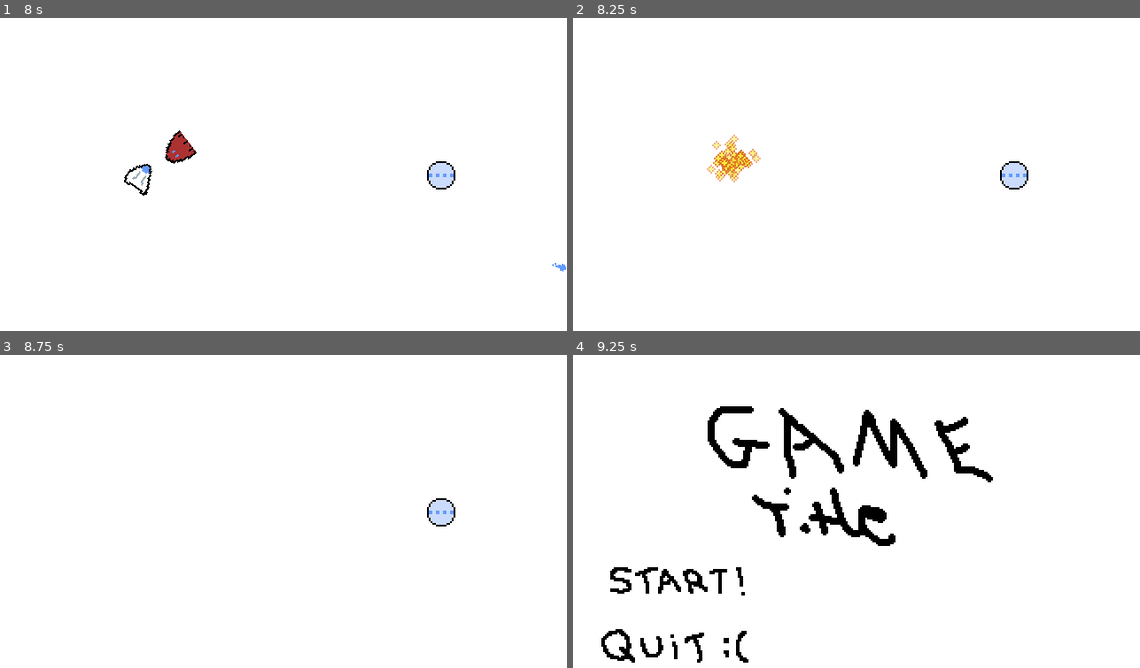
Above: before the commit, frames 1-4 (two rows, left to right).
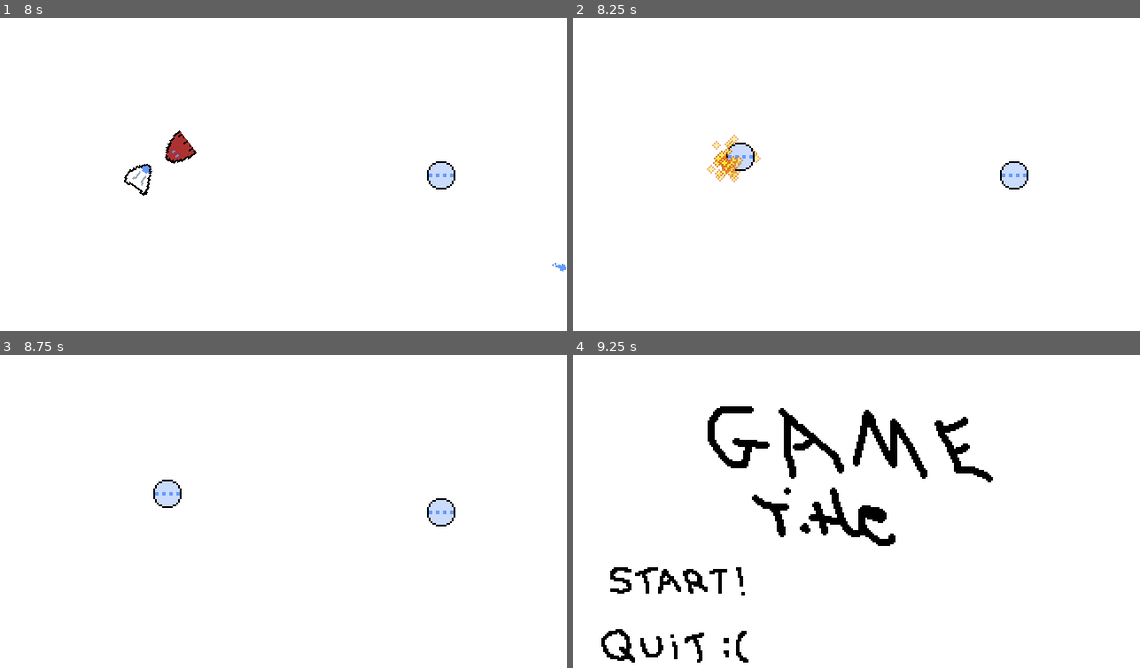
Above: after the commit, the same moments.

Repository: qbradq/gwj44
Game: Godot game, scene res://Scenes/Menu.tscn
The game is run twice, just before and just after one commit, with the same random seed, the same clock (stepped at 60 frames per second) and the same inputs.
Inputs (mouse positions are in pixels of both pictures, inside the frame that each line leads up to):
- Up to frame 1 (8 s): click (113, 243) at 0.5 s; move the mouse to (408, 161) at 1.27 s; hold Right (ui_right) 1.28-2.03 s; click (408, 161) at 1.42 s; move the mouse to (170, 193) at 2.02 s; hold Down (ui_down) 2.03-2.78 s; tap Enter at 2.75 s; move the mouse to (340, 105) at 2.77 s; hold Right (ui_right) 2.78-3.5 s; click (113, 243) at 3.5 s; move the mouse to (255, 240) at 4.27 s; hold Up (ui_up) 4.28-5.03 s; click (255, 240) at 4.42 s; move the mouse to (453, 224) at 5.02 s; hold Left (ui_left) 5.03-6.53 s; move the mouse to (113, 130) at 5.77 s; move the mouse to (311, 177) at 6.52 s; hold Down (ui_down) 6.53-7.28 s; click (311, 177) at 6.67 s; move the mouse to (198, 96) at 7.27 s; hold Right (ui_right) from 7.28 s (still down)
- Up to frame 2 (8.25 s): move the mouse to (981, 161) at 8.02 s; release Right (ui_right) at 8.03 s; hold Up (ui_up) from 8.03 s (still down)
- Up to frame 3 (8.75 s): keep holding Up (ui_up)
- Up to frame 4 (9.25 s): tap Space at 8.75 s; move the mouse to (743, 530) at 8.77 s; release Up (ui_up) at 8.78 s; hold Right (ui_right) from 8.78 s (still down); click (743, 530) at 8.92 s

Frame 1 is identical in both runs. In frame 2, 0.3% of the frame differs, in the area x 27-33%, y 39-49%; in frame 3, 0.4%; in frame 4, nothing differs.

Commit message:
Added enemy droping powerups

Diff:
--- a/Scenes/Enemy/Enemy.gd
+++ b/Scenes/Enemy/Enemy.gd
@@ -3,6 +3,11 @@
 var sparks_scene:PackedScene = load("res://Scenes/Bits/Sparks.tscn")
 
 export var speed:float = 50.0
+export var drop_chance:float = 5.0
+
+var powerups = [
+	load("res://Scenes/PowerUp/PowerUp.tscn")
+]
 
 var velocity:Vector2
 
@@ -14,15 +19,21 @@
 	global_position += velocity * delta
 
 func die():
+	# Play the pow sound effect
 	var pa = $PowAudio
 	if pa != null:
 		remove_child(pa)
 		get_parent().find_node("AudioTemp").add_child(pa)
 		pa.play()
+	# Create sparks explosion
 	var sparks = sparks_scene.instance()
 	sparks.global_position = global_position
 	sparks.restart()
 	get_parent().add_child(sparks)
+	# Drop power-ups
+	if rand_range(0.0, 100.0) < drop_chance:
+		drop()
+	# And remove ourselves
 	queue_free()
 
 func look_at_player():
@@ -33,3 +44,8 @@
 func seek_player():
 	look_at_player()
 	velocity = Vector2.RIGHT.rotated(rotation) * speed
+
+func drop():
+	var pu = powerups[randi()%powerups.size()].instance()
+	pu.global_position = global_position
+	get_parent().add_child(pu)
